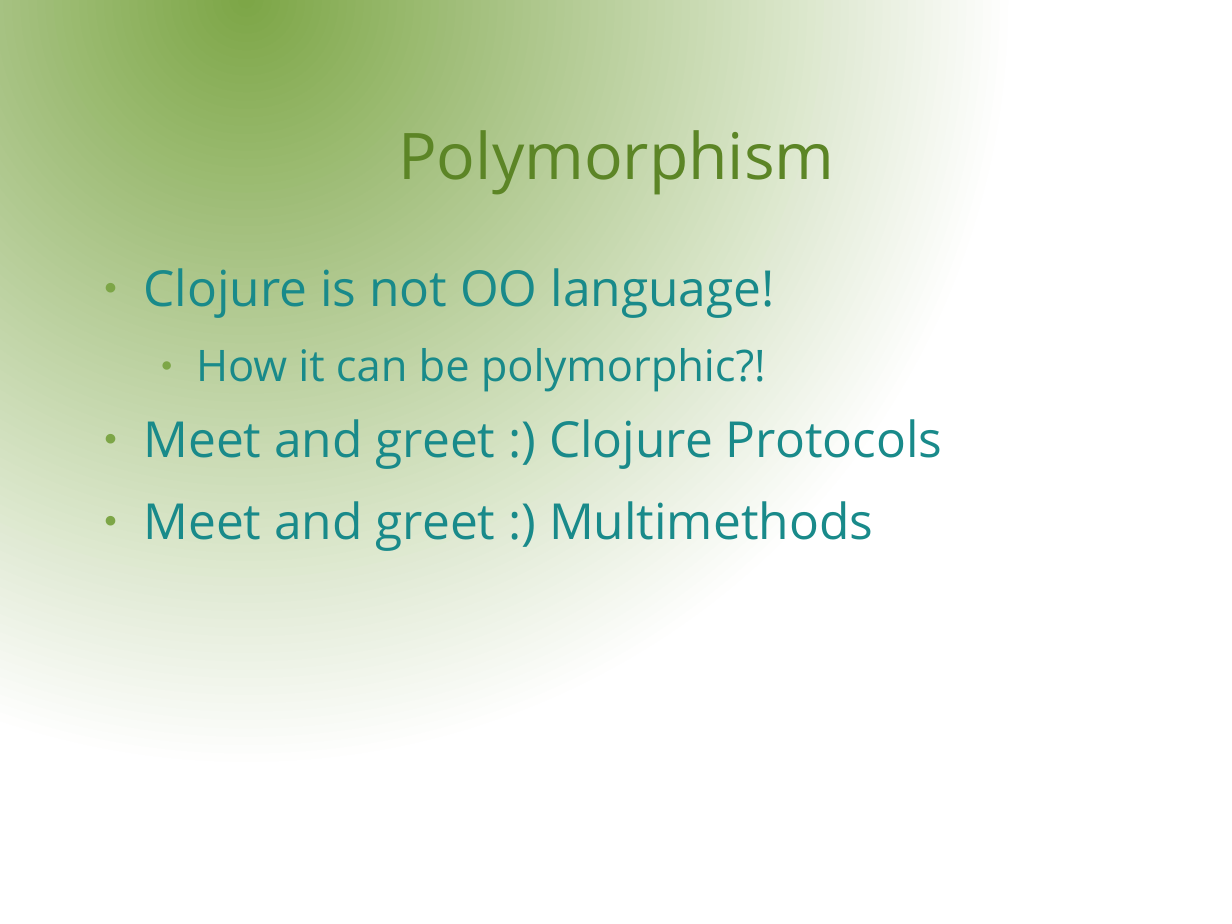
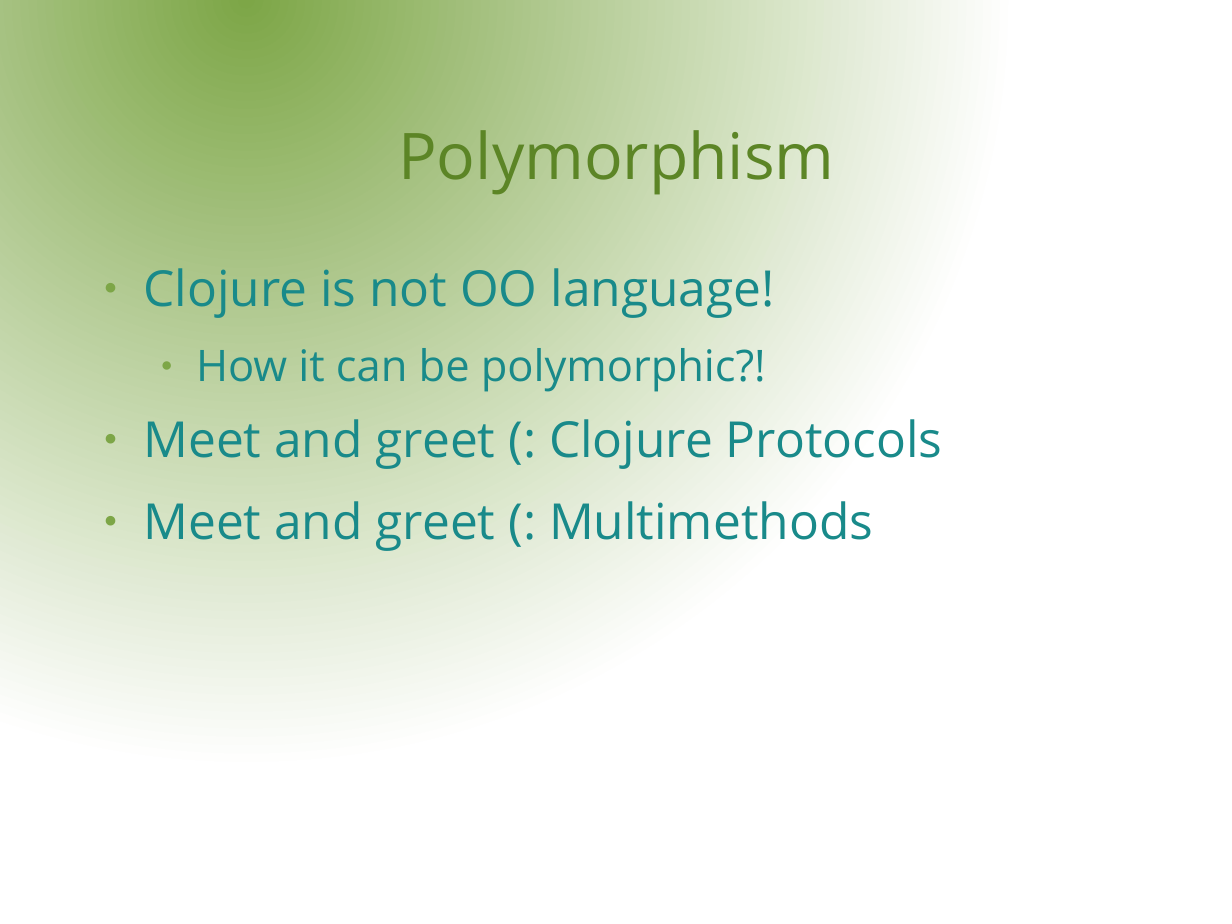
Before and after one commit to rssole/voxxed, a slide deck: slide 9 of resources/presentation/VoxxedDays.odp. Drawn at 1232x924 pixels with LibreOffice and Linux fonts; fonts in the diff are those of the drawing; background and template pictures are left out. Boxes give left, top, right and bottom in pixels: in the first picture for what was removed or moved away, otherwise in the second. Text is boxed around its words. In the diff, an @@ line names an element or a change of style, - is before the commit and + after.

Commit message:
Functions extended with data structure as function examples, started polymorphism section

```diff
--- a/resources/presentation/VoxxedDays.odp
+++ b/resources/presentation/VoxxedDays.odp
@@ text at (143,419,943,551): text changed @@
-● Meet and greet :) Clojure Protocols
-● Meet and greet :) Multimethods
+● Meet and greet (: Clojure Protocols
+● Meet and greet (: Multimethods
```
Also in this commit, not shown: 1 other slide changed.
